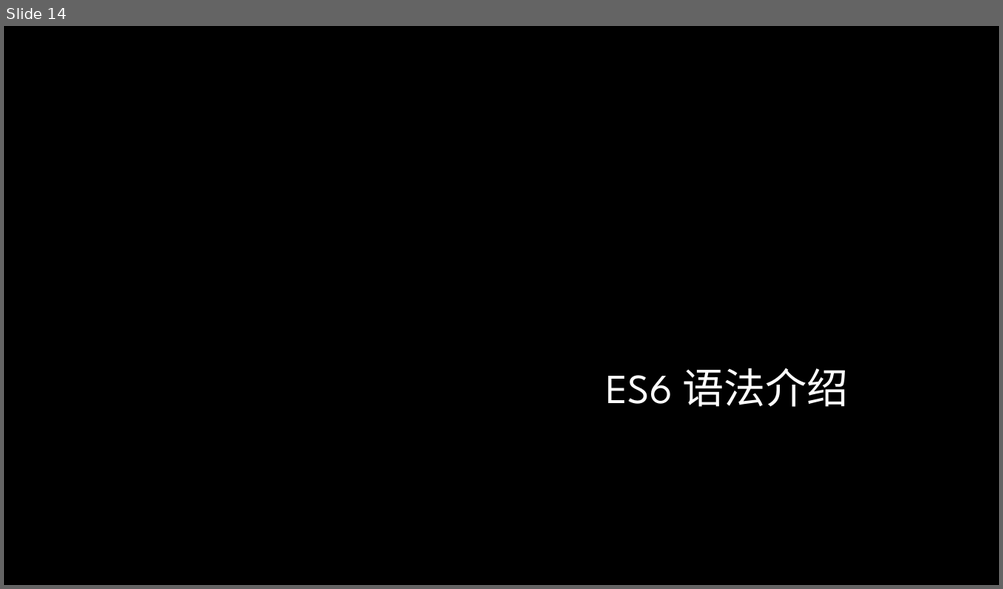
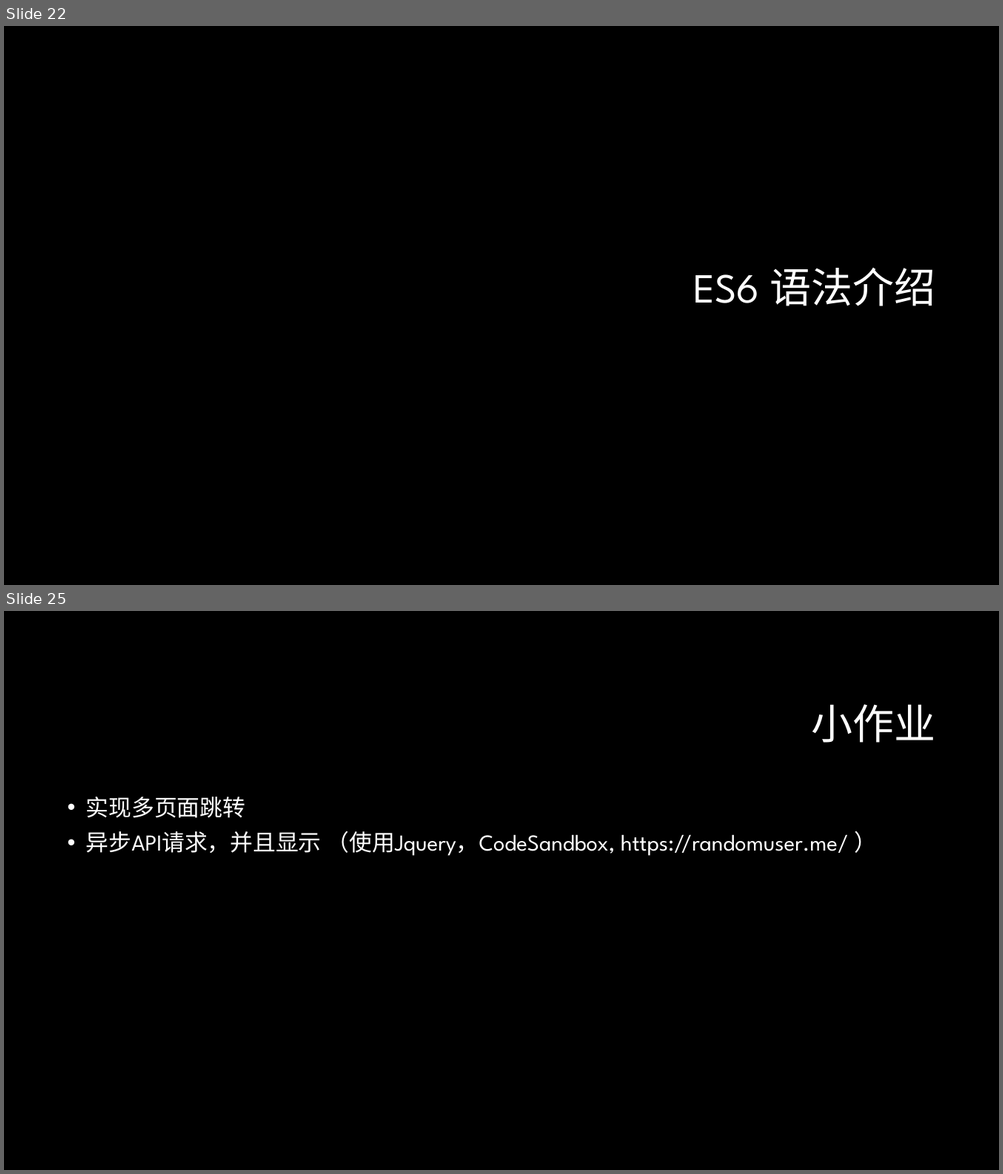
Before and after one commit to lee813/ECVFrontend, a slide deck: 前端课程.pptx. Shown one above the other, each under a label of ours: slide 14 before the commit, slides 22 and 25 after it; the slides between them are not shown. The pictures are 1003x589 and 1003x1174 pixels, drawn with LibreOffice and Linux fonts; fonts in the diff are those of the drawing; background and template pictures are left out. Boxes give left, top, right and bottom in pixels: in the first picture for what was removed or moved away, otherwise in the second. Text is boxed around its words. In the diff, an @@ line names an element or a change of style, - is before the commit and + after.

```diff
--- a/前端课程.pptx
+++ b/前端课程.pptx
@@ slide 25 added at (x1=4, y1=611, x2=999, y2=1170), background #000000 @@
@@ title added at (x1=811, y1=704, x2=935, y2=743), 40 pt, text #FFFFFF @@
+小作业
@@ text added at (x1=86, y1=797, x2=848, y2=856), 22 pt, text #FFFFFF @@
+• 实现多页面跳转
+• 异步API请求，并且显示 （使用Jquery，CodeSandbox, https://randomuser.me/ ）
@@ what was slide 14 is now slide 22 @@
@@ slide 22 changed as well @@
@@ title "ES6 语法介绍" moved from (x1=606, y1=369, x2=848, y2=407) to (x1=693, y1=268, x2=936, y2=306) @@
@@ title "ES6 语法介绍" at (x1=693, y1=268, x2=936, y2=306): text colour gradient #FFFFFF to #A6A6A6 to #FFFFFF; line spacing 1 to 0.9 @@
```
Also in this commit, not shown: 13 other slides changed, 36 other slides added, 1 slide removed, 1 other file.
